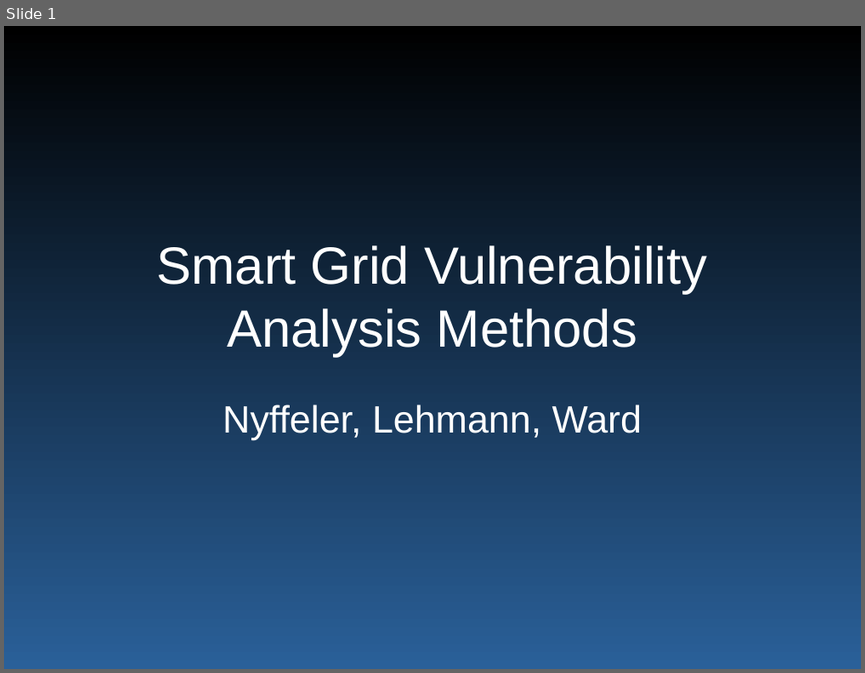
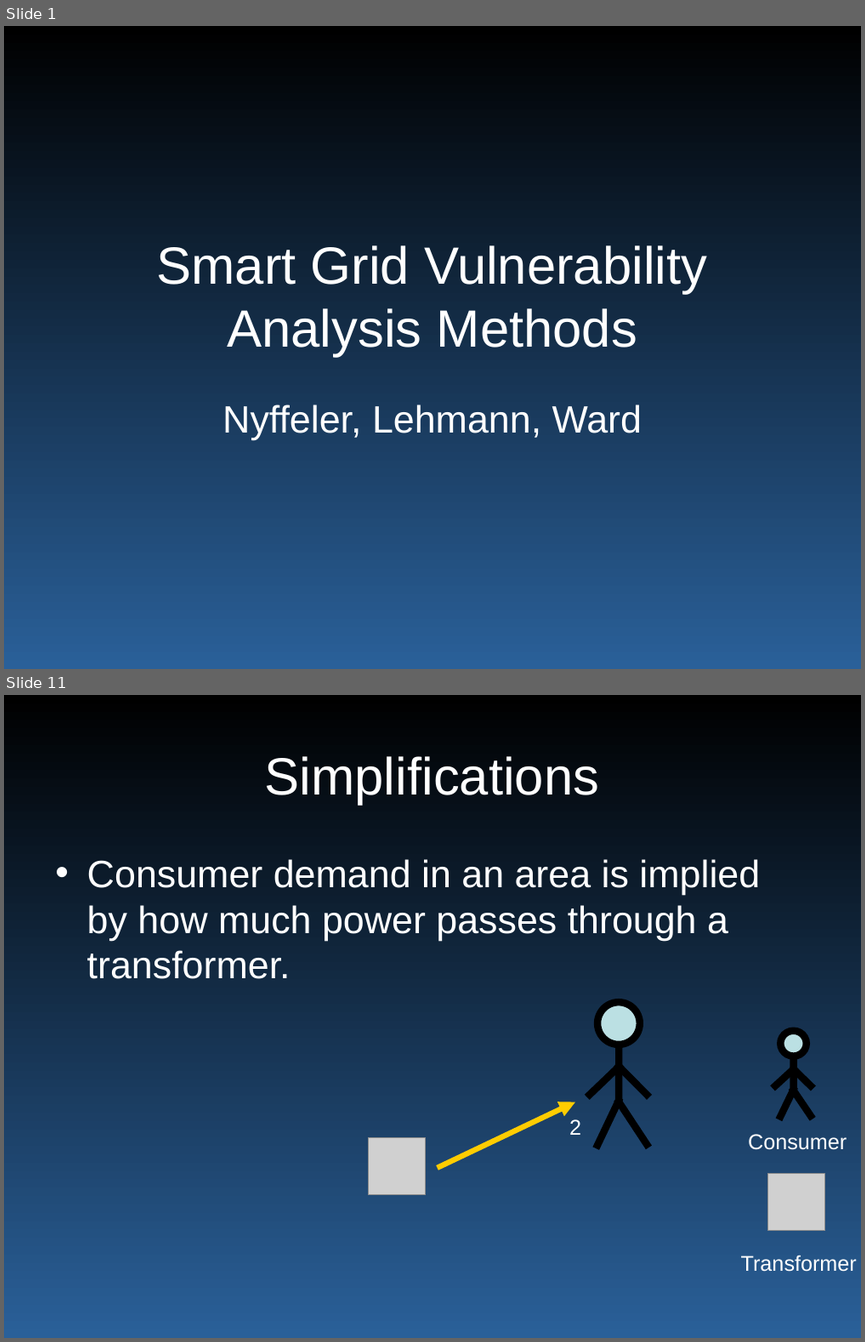
Before and after one commit to wyatt8740/CS460_Capstone, a slide deck: smartgrid_465.ppt. Shown one above the other, each under a label of ours: slide 1 before the commit, slides 1 and 11 after it; the slides between them are not shown. The pictures are 865x673 and 865x1342 pixels, drawn with LibreOffice and Linux fonts; fonts in the diff are those of the drawing; grey boxes stand for pictures. Boxes give left, top, right and bottom in pixels: in the first picture for what was removed or moved away, otherwise in the second. Text is boxed around its words. In the diff, an @@ line names an element or a change of style, - is before the commit and + after.

```diff
--- a/smartgrid_465.ppt
+++ b/smartgrid_465.ppt
@@ slide 11 added at [4, 695, 861, 1338], background gradient #000000 to #2A6099 @@
@@ title added at [265, 756, 599, 805], 44 pt, text #FFFFFF @@
+Simplifications
@@ text added at [87, 859, 760, 979], 32 pt, text #FFFFFF @@
+• Consumer demand in an area is implied by how much power passes through a transformer.
@@ group added at [589, 1002, 647, 1145]: 5 lines, 1 ellipse @@
@@ group added at [775, 1031, 811, 1117]: 5 lines, 1 ellipse @@
@@ arrow added from (439, 1166) to (575, 1102), #FFCC00 4.51 pt @@
@@ text added at [569, 1119, 581, 1134], 18 pt, text #FFFFFF @@
+2
@@ picture added at [368, 1138, 426, 1196] @@
@@ text added at [748, 1134, 846, 1150], 18 pt, text #FFFFFF @@
+Consumer
@@ picture added at [768, 1173, 826, 1231] @@
@@ text added at [741, 1254, 857, 1271], 18 pt, text #FFFFFF @@
+Transformer
```
Also in this commit, not shown: 7 slides changed.
